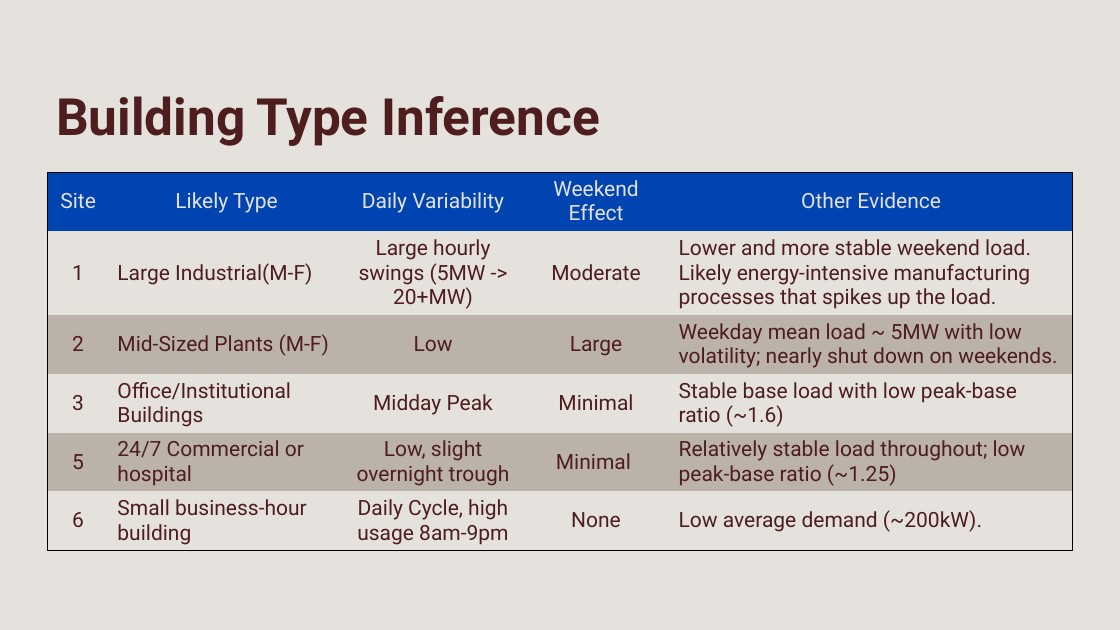
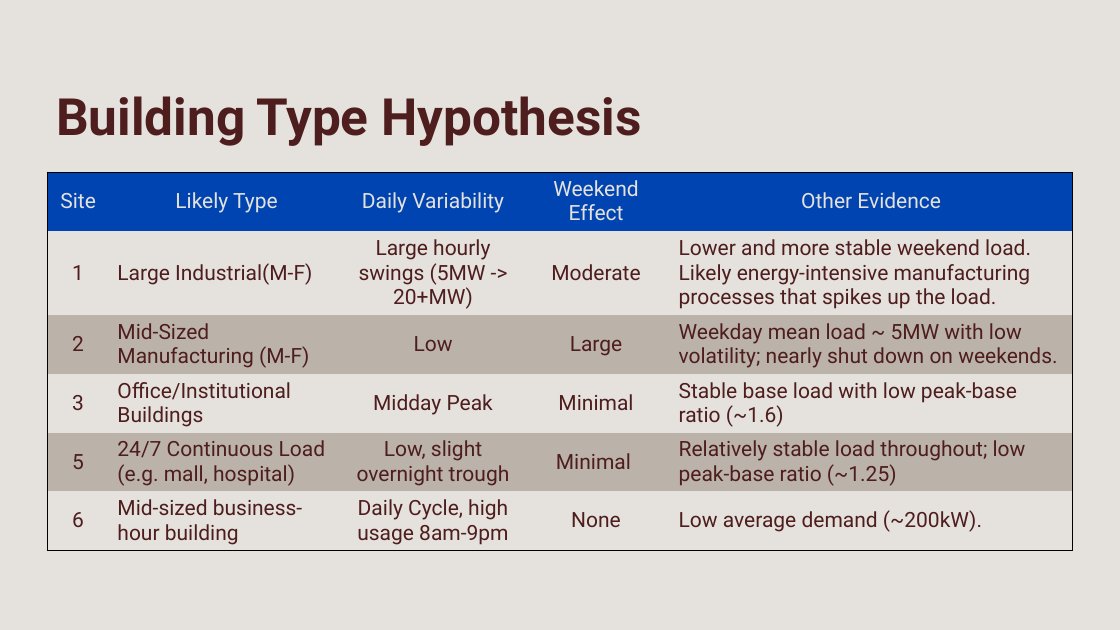
Before and after one commit to RuiyanH/Demand_Response_Case_Study, a slide deck: slide 4 of Presentation.pptx. Drawn at 1120x630 pixels with LibreOffice and Linux fonts; fonts in the diff are those of the drawing. Boxes give left, top, right and bottom in pixels: in the first picture for what was removed or moved away, otherwise in the second. Text is boxed around its words. In the diff, an @@ line names an element or a change of style, - is before the commit and + after.

```diff
--- a/Presentation.pptx
+++ b/Presentation.pptx
@@ text at bbox=[56, 96, 641, 146]: text changed @@
-Building Type Inference
+Building Type Hypothesis
@@ table at bbox=[47, 172, 1072, 550] @@
-row 3, column 2: Mid-Sized Plants (M-F)
+row 3, column 2: Mid-Sized Manufacturing (M-F)
-row 5, column 2: 24/7 Commercial or hospital
+row 5, column 2: 24/7 Continuous Load (e.g. mall, hospital)
-row 6, column 2: Small business-hour building
+row 6, column 2: Mid-sized business-hour building
```
Also in this commit, not shown: 7 other slides changed, 3 other files.
